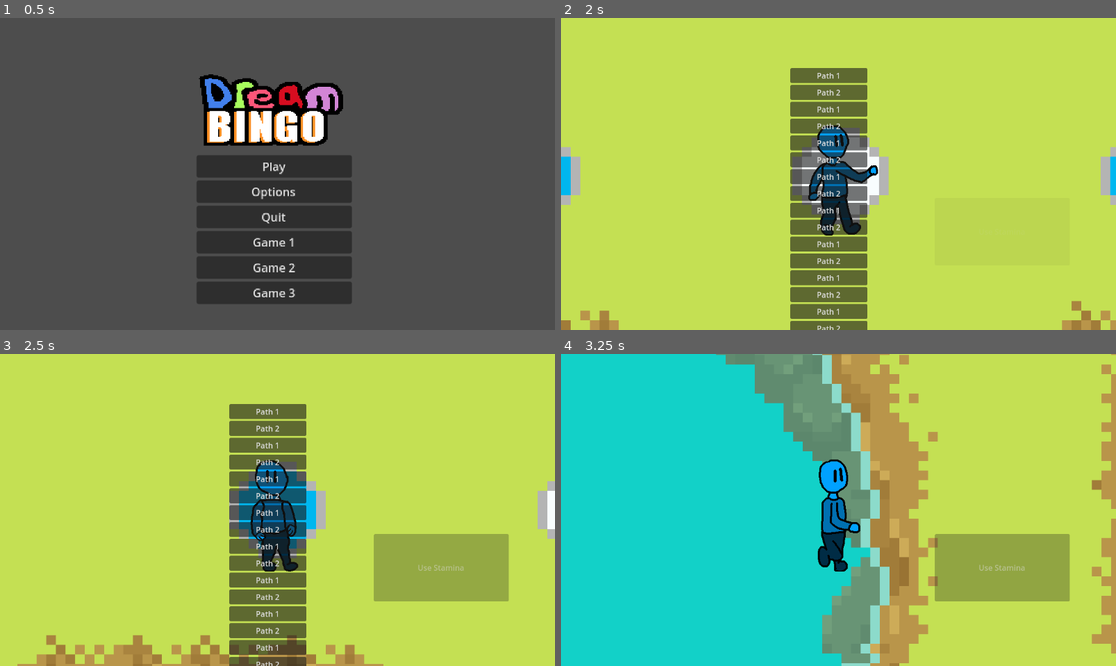
Above: before the commit, frames 1-4 (two rows, left to right).
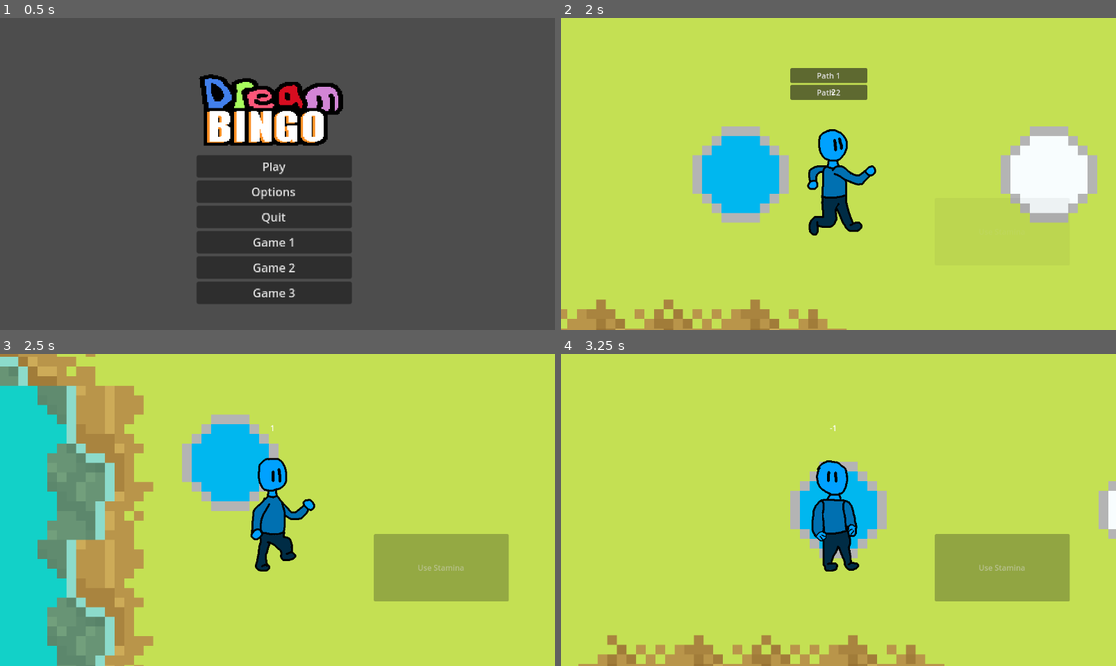
Above: after the commit, the same moments.

Repository: hdlqpn/Capstone-I-2024
Game: Godot game, scene res://Scenes/title_screen.tscn
Same seed, same stepped clock (60 frames per second), same inputs: the game is played once before the commit and once after it. Sound files missing from this copy of the repository are replaced by a short silence.
Inputs (mouse positions are in pixels of both pictures, inside the frame that each line leads up to):
- Up to frame 1 (0.5 s): no input
- Up to frame 2 (2 s): click "Play" at 0.5 s; click "Roll Dice" at 1.25 s
- Up to frame 3 (2.5 s): click "Path 1" at 2 s
- Up to frame 4 (3.25 s): click (827, 428) at 2.75 s, where only the run before the commit has a clickable "Path 2"

Frame 1 is identical in both runs. In frame 2, 21% of the frame differs, in the area x 0-100%, y 22-100%; in frame 3, 39%; in frame 4, 65%, in the area x 0-100%, y 0-100%.

Commit message:
IT WORKS

Diff:
--- a/capstonegame/Scenes/Main.tscn
+++ b/capstonegame/Scenes/Main.tscn
@@ -3068,6 +3068,7 @@
 sources/3 = SubResource("TileSetAtlasSource_vhtln")
 
 [node name="Main" type="Node2D"]
+position = Vector2(-1, 0)
 
 [node name="Board" type="Node2D" parent="."]
 
--- a/capstonegame/Scenes/Player1.tscn
+++ b/capstonegame/Scenes/Player1.tscn
@@ -170,6 +170,14 @@
 offset_right = 60.0
 offset_bottom = -120.0
 
+[node name="RollCounter" type="Label" parent="UI"]
+offset_left = -100.0
+offset_top = -200.0
+offset_right = 80.0
+offset_bottom = -140.0
+horizontal_alignment = 1
+vertical_alignment = 1
+
 [node name="AnimatedSprite2D" type="AnimatedSprite2D" parent="."]
 sprite_frames = SubResource("SpriteFrames_avtfg")
 animation = &"Choosing"
--- a/capstonegame/Scenes/Player2.tscn
+++ b/capstonegame/Scenes/Player2.tscn
@@ -157,6 +157,14 @@
 offset_right = 470.0
 offset_bottom = 190.0
 
+[node name="RollCounter" type="Label" parent="UI"]
+offset_left = -80.0
+offset_top = -300.0
+offset_right = 100.0
+offset_bottom = -240.0
+horizontal_alignment = 1
+vertical_alignment = 1
+
 [node name="AnimatedSprite2D" type="AnimatedSprite2D" parent="."]
 sprite_frames = SubResource("SpriteFrames_25qrt")
 animation = &"Idle"
--- a/capstonegame/Scenes/Player3.tscn
+++ b/capstonegame/Scenes/Player3.tscn
@@ -157,6 +157,14 @@
 offset_right = 470.0
 offset_bottom = 190.0
 
+[node name="RollCounter" type="Label" parent="UI"]
+offset_left = -100.0
+offset_top = -220.0
+offset_right = 80.0
+offset_bottom = -160.0
+horizontal_alignment = 1
+vertical_alignment = 1
+
 [node name="AnimatedSprite2D" type="AnimatedSprite2D" parent="."]
 sprite_frames = SubResource("SpriteFrames_25qrt")
 animation = &"Idle"
--- a/capstonegame/Scenes/Player4.tscn
+++ b/capstonegame/Scenes/Player4.tscn
@@ -158,6 +158,14 @@
 offset_right = 470.0
 offset_bottom = 190.0
 
+[node name="RollCounter" type="Label" parent="UI"]
+offset_left = -100.0
+offset_top = -280.0
+offset_right = 80.0
+offset_bottom = -220.0
+horizontal_alignment = 1
+vertical_alignment = 1
+
 [node name="AnimatedSprite2D" type="AnimatedSprite2D" parent="."]
 sprite_frames = SubResource("SpriteFrames_25qrt")
 animation = &"Idle"
--- a/capstonegame/Scripts/Player1.gd
+++ b/capstonegame/Scripts/Player1.gd
@@ -15,6 +15,7 @@
 var choice_container: VBoxContainer
 var stamina: int = 3
 var max_stamina: int = 10
+var stamina_used = 0
 var tilemap
 var roll_result: int
 var steps_taken: int
@@ -67,6 +68,7 @@
 func _process(delta):
 	if is_moving:
 		move_to_next_tile(delta)
+	$UI/RollCounter.text = str(roll_result)
 
 # Internal function to move to the next position in the movement path
 func move_to_next_tile(delta):
@@ -116,6 +118,7 @@
 			position = target_position
 			movement_path.pop_front()
 			steps_taken += 1
+			roll_result -= 1
 
 			# If there are more tiles to move, continue moving
 			if movement_path.size() == 0:
@@ -165,11 +168,11 @@
 	# Disable the roll button to prevent spamming
 	roll_button.disabled = true
 	use_stamina_button.disabled = true
-	roll_result = randi() % 6 + 1
+	roll_result = GlobalVariables.rollNum()
 	print("Rolled: ", roll_result)
 
 	# Add stamina to roll result if spinbox is visible
-	var stamina_used = 0
+	stamina_used = 0
 	if stamina_spinbox.visible:
 		stamina_used = stamina_spinbox.value
 		stamina -= stamina_used
@@ -188,6 +191,7 @@
 			var next_tile = keys[next_tile_index]
 			movement_steps.append(next_tile)
 			next_tile_index += 1
+
 
 	move_character(movement_steps)
 	current_tile = movement_steps[-1] if movement_steps.size() > 0 else current_tile
--- a/capstonegame/Scripts/Player2.gd
+++ b/capstonegame/Scripts/Player2.gd
@@ -9,9 +9,13 @@
 var roll_button: Button
 var use_stamina_button: Button
 var stamina_spinbox: SpinBox
+var choice_container: VBoxContainer
 var stamina: int = 3
 var max_stamina: int = 10
+var stamina_used = 0
 var tilemap
+var roll_result: int
+var steps_taken: int
 
 # Define a dictionary to store the valid tiles
 var valid_tiles: Dictionary = {
@@ -110,6 +114,8 @@
 func _process(delta):
 	if is_moving:
 		move_to_next_tile(delta)
+	$UI/RollCounter.text = str(roll_result)
+
 
 # Internal function to move to the next position in the movement path
 func move_to_next_tile(delta):
@@ -137,6 +143,7 @@
 		# If the player is close enough to the target tile, snap to it
 		if position.distance_to(target_position) <= distance_to_move:
 			position = target_position
+			roll_result -= 1
 			movement_path.pop_front()
 
 			# If there are more tiles to move, continue moving
@@ -152,16 +159,17 @@
 			# Move the player towards the target tile
 			position += direction * distance_to_move
 
+
 # Function called when the roll button is pressed
 func _on_button_pressed():
 	# Disable the roll button to prevent spamming
 	roll_button.disabled = true
 	use_stamina_button.disabled = true
-	var roll_result = randi() % 6 + 1
+	roll_result = GlobalVariables.rollNum()
 	print("Rolled: ", roll_result)
 
 	# Add stamina to roll result if spinbox is visible
-	var stamina_used = 0
+	stamina_used = 0
 	if stamina_spinbox.visible:
 		stamina_used = stamina_spinbox.value
 		stamina -= stamina_used
--- a/capstonegame/Scripts/Player3.gd
+++ b/capstonegame/Scripts/Player3.gd
@@ -9,10 +9,13 @@
 var roll_button: Button
 var use_stamina_button: Button
 var stamina_spinbox: SpinBox
+var choice_container: VBoxContainer
 var stamina: int = 3
 var max_stamina: int = 10
+var stamina_used = 0
 var tilemap
-
+var roll_result: int
+var steps_taken: int
 # Define a dictionary to store the valid tiles
 var valid_tiles: Dictionary = {
 	Vector2(0, -1): "blue",
@@ -110,6 +113,7 @@
 func _process(delta):
 	if is_moving:
 		move_to_next_tile(delta)
+	$UI/RollCounter.text = str(roll_result)
 
 # Internal function to move to the next position in the movement path
 func move_to_next_tile(delta):
@@ -137,6 +141,7 @@
 		# If the player is close enough to the target tile, snap to it
 		if position.distance_to(target_position) <= distance_to_move:
 			position = target_position
+			roll_result -= 1
 			movement_path.pop_front()
 
 			# If there are more tiles to move, continue moving
@@ -157,11 +162,11 @@
 	# Disable the roll button to prevent spamming
 	roll_button.disabled = true
 	use_stamina_button.disabled = true
-	var roll_result = randi() % 6 + 1
+	roll_result = GlobalVariables.rollNum()
 	print("Rolled: ", roll_result)
 
 	# Add stamina to roll result if spinbox is visible
-	var stamina_used = 0
+	stamina_used = 0
 	if stamina_spinbox.visible:
 		stamina_used = stamina_spinbox.value
 		stamina -= stamina_used
--- a/capstonegame/Scripts/Player4.gd
+++ b/capstonegame/Scripts/Player4.gd
@@ -9,9 +9,13 @@
 var roll_button: Button
 var use_stamina_button: Button
 var stamina_spinbox: SpinBox
+var choice_container: VBoxContainer
 var stamina: int = 3
 var max_stamina: int = 10
+var stamina_used = 0
 var tilemap
+var roll_result: int
+var steps_taken: int
 
 # Define a dictionary to store the valid tiles
 var valid_tiles: Dictionary = {
@@ -110,6 +114,7 @@
 func _process(delta):
 	if is_moving:
 		move_to_next_tile(delta)
+	$UI/RollCounter.text = str(roll_result)
 
 # Internal function to move to the next position in the movement path
 func move_to_next_tile(delta):
@@ -137,6 +142,7 @@
 		# If the player is close enough to the target tile, snap to it
 		if position.distance_to(target_position) <= distance_to_move:
 			position = target_position
+			roll_result -= 1
 			movement_path.pop_front()
 
 			# If there are more tiles to move, continue moving
@@ -157,11 +163,11 @@
 	# Disable the roll button to prevent spamming
 	roll_button.disabled = true
 	use_stamina_button.disabled = true
-	var roll_result = randi() % 6 + 1
+	roll_result = GlobalVariables.rollNum()
 	print("Rolled: ", roll_result)
 
 	# Add stamina to roll result if spinbox is visible
-	var stamina_used = 0
+	stamina_used = 0
 	if stamina_spinbox.visible:
 		stamina_used = stamina_spinbox.value
 		stamina -= stamina_used
--- a/capstonegame/Scripts/global_variables.gd
+++ b/capstonegame/Scripts/global_variables.gd
@@ -21,11 +21,11 @@
 var p3_Place = 3
 var p4_Place = 4
 
-#Variables if we need to track where someone lands for some reason. Shouldn't need in the current state.
-#var p1_Space
-#var p2_Space
-#var p3_Space
-#var p4_Space
+#Roll Variable
+func rollNum() -> int:
+	var result = randi_range(1,6)
+	return result
+
 
 # Called when the node enters the scene tree for the first time.
 func _ready() -> void:
